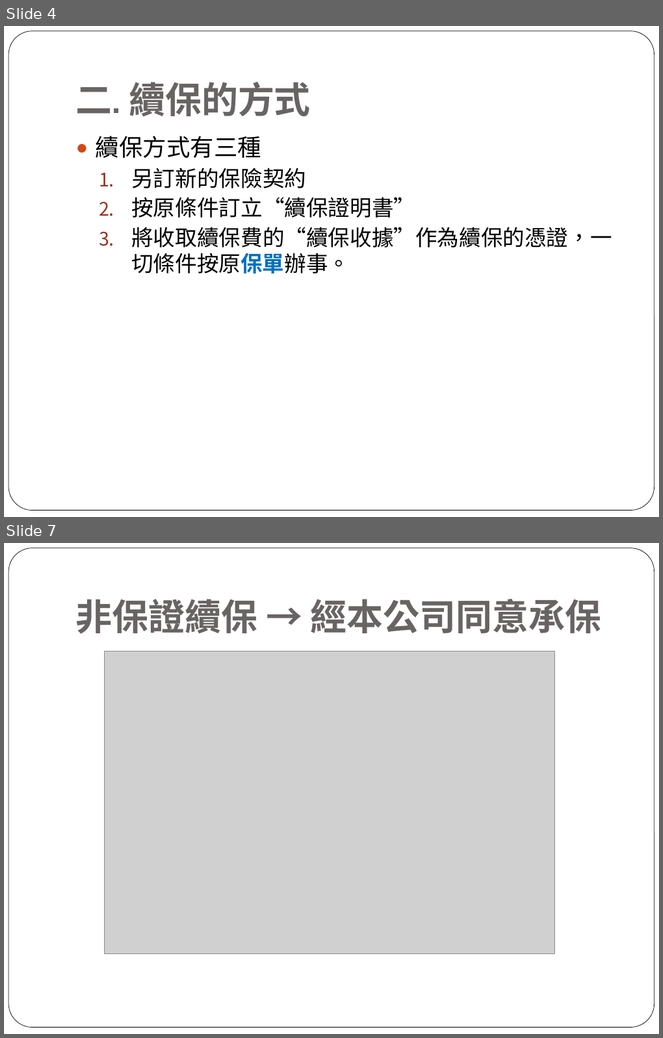
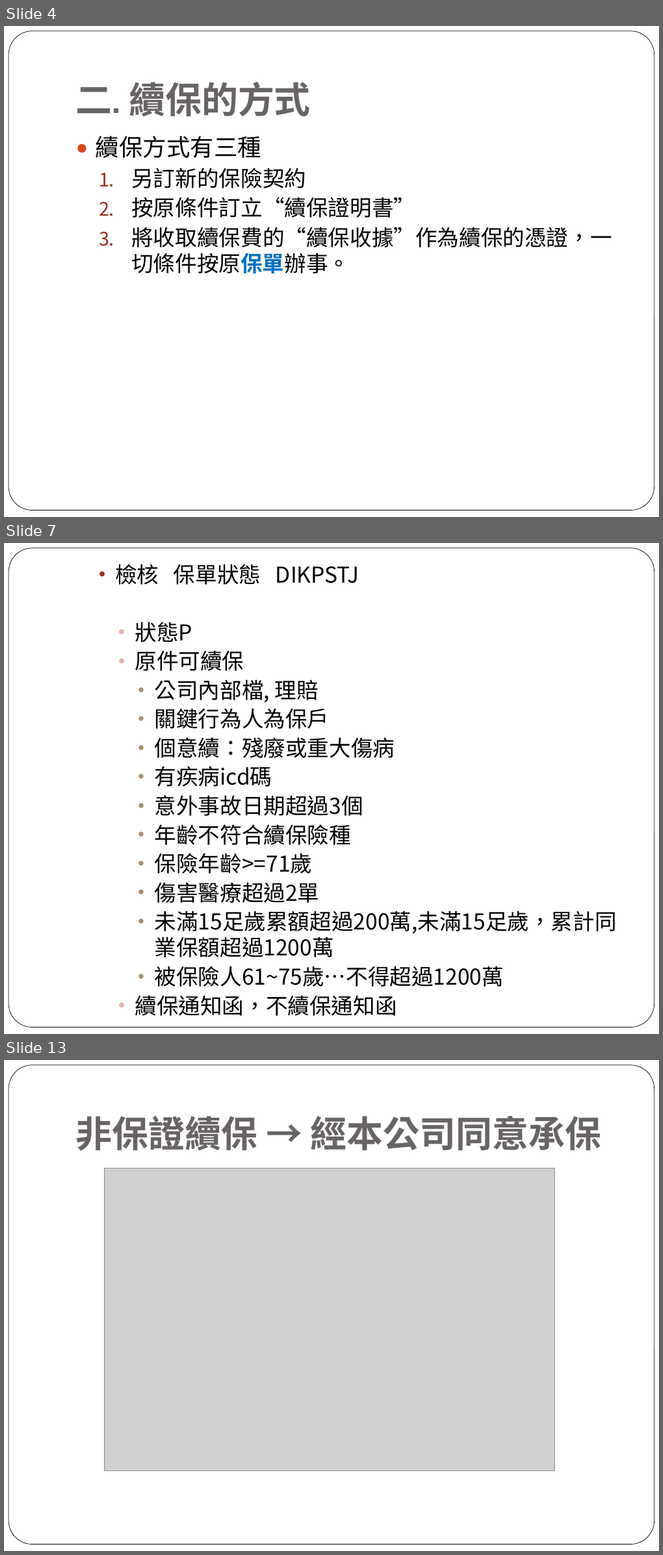
Before and after one commit to tale123456789/Resource, a slide deck: 續保作業.pptx. Shown one above the other, each under a label of ours: slides 4 and 7 before the commit, slides 4, 7 and 13 after it; the slides between them are not shown. The pictures are 663x1038 and 663x1555 pixels, drawn with LibreOffice and Linux fonts; fonts in the diff are those of the drawing; grey boxes stand for pictures. Boxes give left, top, right and bottom in pixels: in the first picture for what was removed or moved away, otherwise in the second. Text is boxed around its words. In the diff, an @@ line names an element or a change of style, - is before the commit and + after.

```diff
--- a/續保作業.pptx
+++ b/續保作業.pptx
@@ slide 7 added at <box>4,543,659,1034</box>, background #FFFFFF; not listed: 1 template element that a slide beside it also shows @@
@@ text added at <box>115,564,617,1016</box>, 24 pt, text #000000 @@
+  • 檢核 保單狀態 DIKPSTJ
+    • 狀態P
+    • 原件可續保
+      • 公司內部檔, 理賠
+      • 關鍵行為人為保戶
+      • 個意續：殘廢或重大傷病
+      • 有疾病icd碼
+      • 意外事故日期超過3個
+      • 年齡不符合續保險種
+      • 保險年齡>=71歲
+      • 傷害醫療超過2單
+      • 未滿15足歲累額超過200萬,未滿15足歲，累計同業保額超過1200萬
+      • 被保險人61~75歲…不得超過1200萬
+    • 續保通知函，不續保通知函
@@ what was slide 7 is now slide 13 @@
```
Also in this commit, not shown: 4 slides changed, 5 other slides added.
